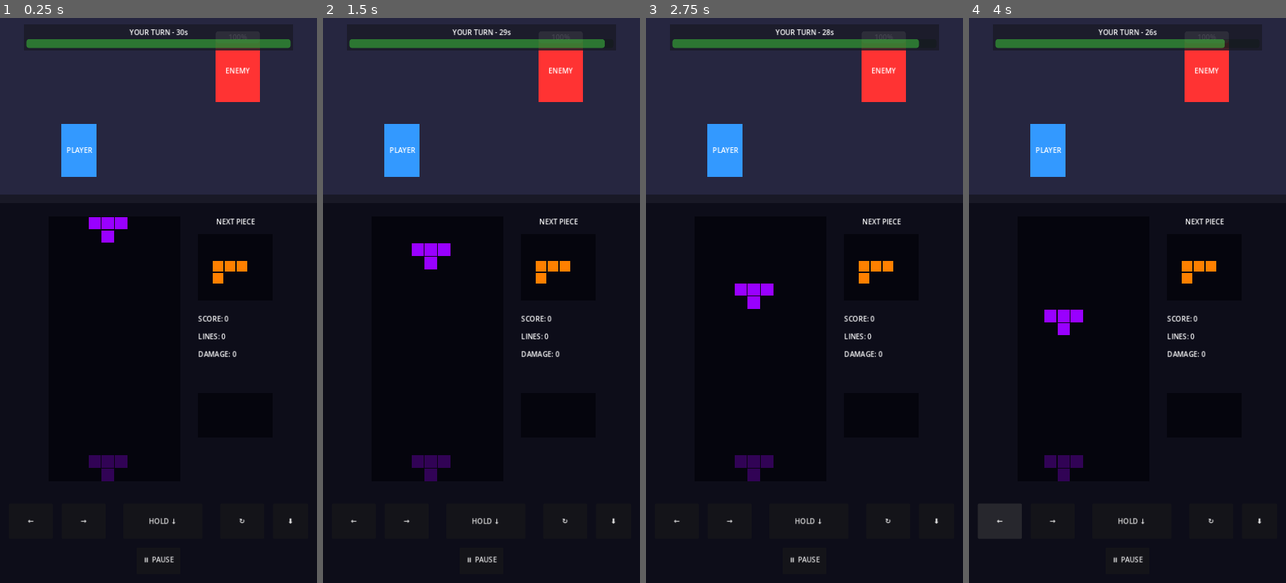
Above: before the commit, frames 1-4 (left to right).
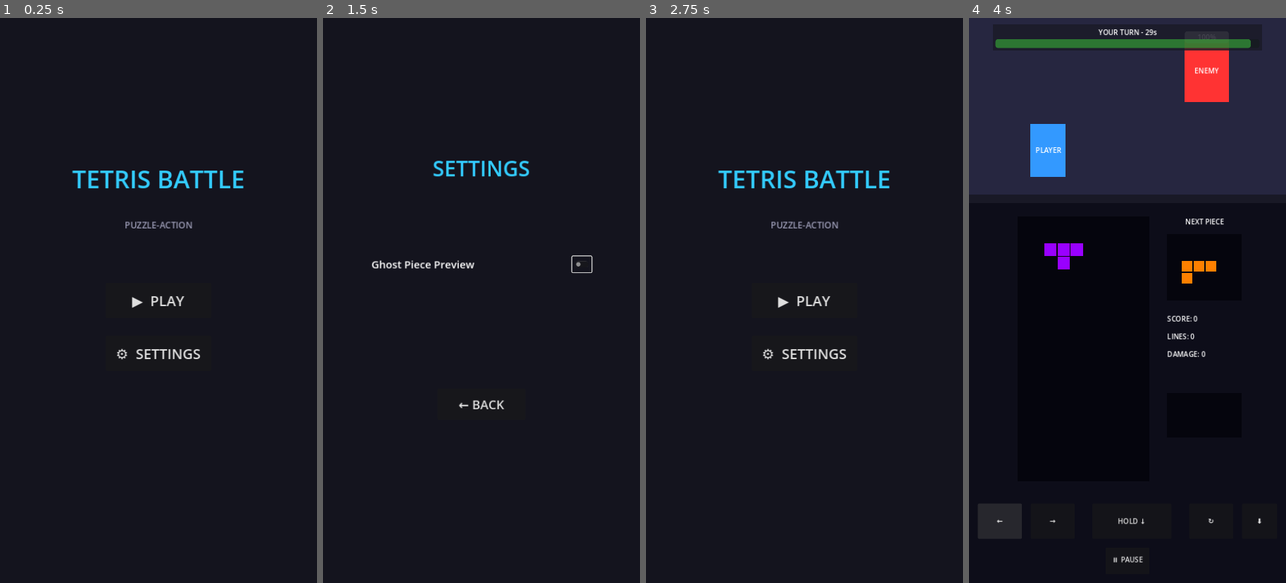
Above: after the commit, the same moments.

Repository: ThaddG/Godot-Puzzle-Action-Tetris
Game: Godot game, scene res://home.tscn
The game is run twice, just before and just after one commit, with the same random seed, the same clock (stepped at 60 frames per second) and the same inputs. Before the commit the project starts from res://main.tscn.
Inputs (mouse positions are in pixels of both pictures, inside the frame that each line leads up to):
- Up to frame 1 (0.25 s): no input
- Up to frame 2 (1.5 s): click (481, 351) at 0.5 s, where only the run after the commit has a clickable "⚙ SETTINGS"; click (582, 266) at 1.27 s
- Up to frame 3 (2.75 s): click (804, 402) at 2 s, where only the run after the commit has a clickable "← BACK"
- Up to frame 4 (4 s): click (1127, 300) at 2.75 s, where only the run after the commit has a clickable "▶ PLAY"; click "←" at 3.5 s

The runs differ from the first frame. In frame 1, 31% of the frame differs, in the area x 0-100%, y 0-97%; in frame 2, 31%; in frame 3, 31%; in frame 4, 1.2%.

Commit message:
add home page, settings page, toggle shadow piece

Diff:
--- /dev/null
+++ b/game_settings.gd
@@ -0,0 +1,9 @@
+extends Node
+
+# ============================================
+# GAME SETTINGS - Global Autoload
+# ============================================
+# Persists settings across scenes.
+# Access from anywhere: GameSettings.ghost_piece_enabled
+
+var ghost_piece_enabled: bool = true
--- /dev/null
+++ b/home.gd
@@ -0,0 +1,11 @@
+extends Control
+
+func _ready():
+	$PlayButton.pressed.connect(_on_play_pressed)
+	$SettingsButton.pressed.connect(_on_settings_pressed)
+
+func _on_play_pressed():
+	get_tree().change_scene_to_file("res://main.tscn")
+
+func _on_settings_pressed():
+	get_tree().change_scene_to_file("res://settings.tscn")
--- /dev/null
+++ b/home.tscn
@@ -0,0 +1,93 @@
+[gd_scene load_steps=2 format=3]
+
+[ext_resource type="Script" path="res://home.gd" id="1"]
+
+[node name="Home" type="Control"]
+layout_mode = 3
+anchors_preset = 15
+anchor_right = 1.0
+anchor_bottom = 1.0
+grow_horizontal = 2
+grow_vertical = 2
+script = ExtResource("1")
+
+[node name="Background" type="ColorRect" parent="."]
+layout_mode = 1
+anchors_preset = 15
+anchor_right = 1.0
+anchor_bottom = 1.0
+grow_horizontal = 2
+grow_vertical = 2
+color = Color(0.08, 0.08, 0.12, 1)
+
+[node name="Title" type="Label" parent="."]
+layout_mode = 1
+anchors_preset = 8
+anchor_left = 0.5
+anchor_top = 0.5
+anchor_right = 0.5
+anchor_bottom = 0.5
+offset_left = -300.0
+offset_top = -350.0
+offset_right = 300.0
+offset_bottom = -200.0
+grow_horizontal = 2
+grow_vertical = 2
+theme_override_colors/font_color = Color(0.2, 0.8, 1, 1)
+theme_override_font_sizes/font_size = 56
+text = "TETRIS BATTLE"
+horizontal_alignment = 1
+vertical_alignment = 1
+
+[node name="Subtitle" type="Label" parent="."]
+layout_mode = 1
+anchors_preset = 8
+anchor_left = 0.5
+anchor_top = 0.5
+anchor_right = 0.5
+anchor_bottom = 0.5
+offset_left = -200.0
+offset_top = -190.0
+offset_right = 200.0
+offset_bottom = -150.0
+grow_horizontal = 2
+grow_vertical = 2
+theme_override_colors/font_color = Color(0.6, 0.6, 0.7, 1)
+theme_override_font_sizes/font_size = 20
+text = "PUZZLE-ACTION"
+horizontal_alignment = 1
+vertical_alignment = 1
+
+[node name="PlayButton" type="Button" parent="."]
+layout_mode = 1
+anchors_preset = 8
+anchor_left = 0.5
+anchor_top = 0.5
+anchor_right = 0.5
+anchor_bottom = 0.5
+offset_left = -120.0
+offset_top = -40.0
+offset_right = 120.0
+offset_bottom = 40.0
+grow_horizontal = 2
+grow_vertical = 2
+focus_mode = 0
+theme_override_font_sizes/font_size = 32
+text = "▶  PLAY"
+
+[node name="SettingsButton" type="Button" parent="."]
+layout_mode = 1
+anchors_preset = 8
+anchor_left = 0.5
+anchor_top = 0.5
+anchor_right = 0.5
+anchor_bottom = 0.5
+offset_left = -120.0
+offset_top = 80.0
+offset_right = 120.0
+offset_bottom = 160.0
+grow_horizontal = 2
+grow_vertical = 2
+focus_mode = 0
+theme_override_font_sizes/font_size = 32
+text = "⚙  SETTINGS"
--- a/main.gd
+++ b/main.gd
@@ -278,6 +278,11 @@
 		block.queue_free()
 	ghost_piece_visuals.clear()
 
+	# Skip if ghost piece is disabled in settings
+	var settings = get_node_or_null("/root/GameSettings")
+	if settings and not settings.ghost_piece_enabled:
+		return
+
 	# Calculate ghost position (drop straight down until collision)
 	var ghost_y = current_piece_position.y
 	while can_move_to(Vector2(current_piece_position.x, ghost_y + 1)):
--- a/project.godot
+++ b/project.godot
@@ -11,9 +11,13 @@
 [application]
 
 config/name="Puzzle-Action Tetris"
-run/main_scene="res://main.tscn"
+run/main_scene="res://home.tscn"
 config/features=PackedStringArray("4.1", "GL Compatibility")
 config/icon="res://icon.svg"
+
+[autoload]
+
+GameSettings="*res://game_settings.gd"
 
 [display]
 
--- /dev/null
+++ b/settings.gd
@@ -0,0 +1,17 @@
+extends Control
+
+var settings
+
+func _ready():
+	settings = get_node("/root/GameSettings")
+	$BackButton.pressed.connect(_on_back_pressed)
+	%GhostPieceToggle.toggled.connect(_on_ghost_toggle)
+
+	# Set toggle to match current setting
+	%GhostPieceToggle.button_pressed = settings.ghost_piece_enabled
+
+func _on_back_pressed():
+	get_tree().change_scene_to_file("res://home.tscn")
+
+func _on_ghost_toggle(enabled: bool):
+	settings.ghost_piece_enabled = enabled
--- /dev/null
+++ b/settings.tscn
@@ -0,0 +1,86 @@
+[gd_scene load_steps=2 format=3]
+
+[ext_resource type="Script" path="res://settings.gd" id="1"]
+
+[node name="Settings" type="Control"]
+layout_mode = 3
+anchors_preset = 15
+anchor_right = 1.0
+anchor_bottom = 1.0
+grow_horizontal = 2
+grow_vertical = 2
+script = ExtResource("1")
+
+[node name="Background" type="ColorRect" parent="."]
+layout_mode = 1
+anchors_preset = 15
+anchor_right = 1.0
+anchor_bottom = 1.0
+grow_horizontal = 2
+grow_vertical = 2
+color = Color(0.08, 0.08, 0.12, 1)
+
+[node name="Title" type="Label" parent="."]
+layout_mode = 1
+anchors_preset = 8
+anchor_left = 0.5
+anchor_top = 0.5
+anchor_right = 0.5
+anchor_bottom = 0.5
+offset_left = -200.0
+offset_top = -350.0
+offset_right = 200.0
+offset_bottom = -250.0
+grow_horizontal = 2
+grow_vertical = 2
+theme_override_colors/font_color = Color(0.2, 0.8, 1, 1)
+theme_override_font_sizes/font_size = 48
+text = "SETTINGS"
+horizontal_alignment = 1
+vertical_alignment = 1
+
+[node name="SettingsContainer" type="VBoxContainer" parent="."]
+layout_mode = 1
+anchors_preset = 8
+anchor_left = 0.5
+anchor_top = 0.5
+anchor_right = 0.5
+anchor_bottom = 0.5
+offset_left = -250.0
+offset_top = -100.0
+offset_right = 250.0
+offset_bottom = 100.0
+grow_horizontal = 2
+grow_vertical = 2
+
+[node name="GhostPieceRow" type="HBoxContainer" parent="SettingsContainer"]
+layout_mode = 2
+
+[node name="GhostPieceLabel" type="Label" parent="SettingsContainer/GhostPieceRow"]
+layout_mode = 2
+size_flags_horizontal = 3
+theme_override_font_sizes/font_size = 24
+text = "Ghost Piece Preview"
+vertical_alignment = 1
+
+[node name="GhostPieceToggle" type="CheckButton" parent="SettingsContainer/GhostPieceRow"]
+unique_name_in_owner = true
+layout_mode = 2
+button_pressed = true
+
+[node name="BackButton" type="Button" parent="."]
+layout_mode = 1
+anchors_preset = 8
+anchor_left = 0.5
+anchor_top = 0.5
+anchor_right = 0.5
+anchor_bottom = 0.5
+offset_left = -100.0
+offset_top = 200.0
+offset_right = 100.0
+offset_bottom = 270.0
+grow_horizontal = 2
+grow_vertical = 2
+focus_mode = 0
+theme_override_font_sizes/font_size = 28
+text = "← BACK"
